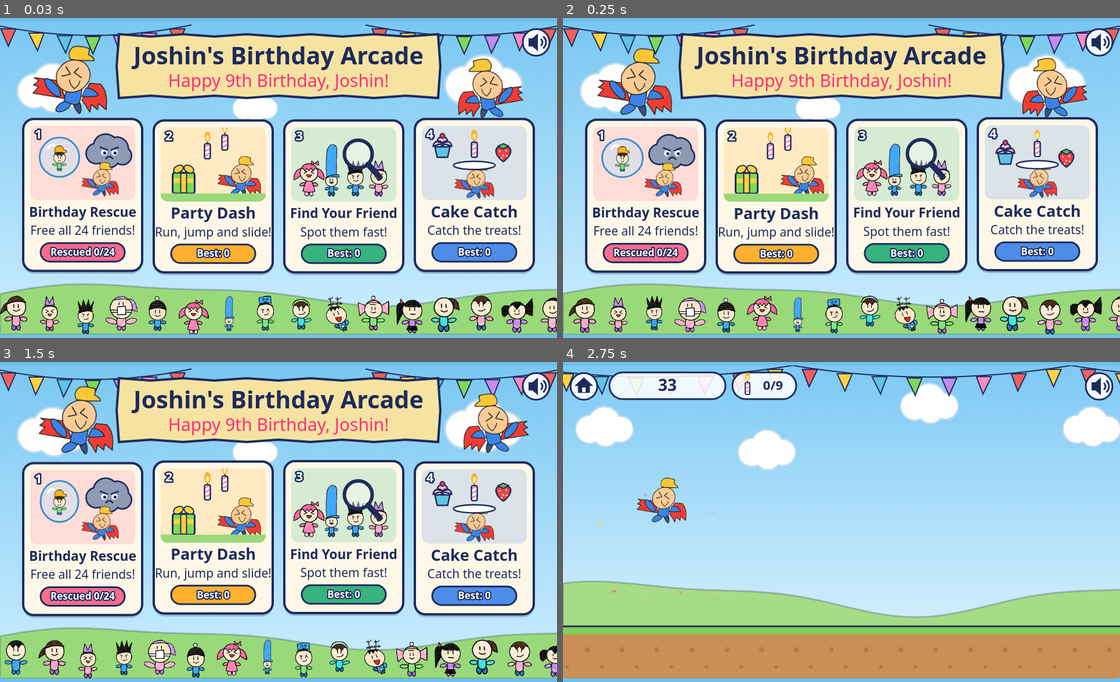
Above: before the commit, frames 1-4 (two rows, left to right).
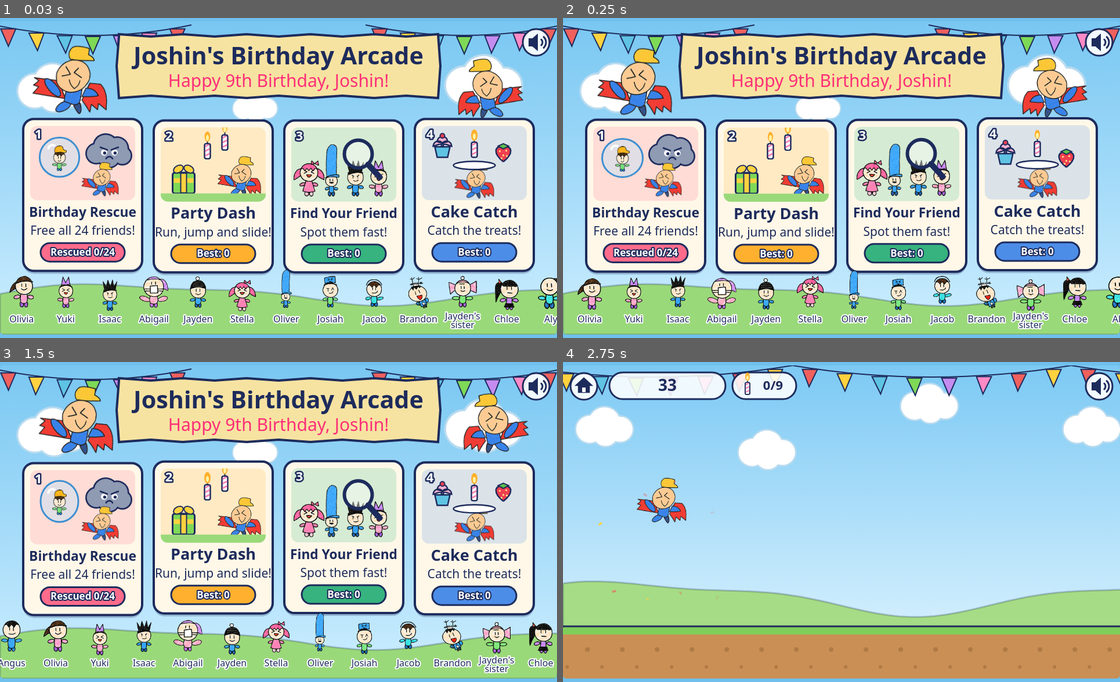
Above: after the commit, the same moments.

Repository: lizhitan-lab/claude-games
Game: browser game, page joshin-birthday/index.html
Two runs of this game, one before a commit and one after it. Both use one fixed random seed, a clock stepped at 60 frames per second and the inputs below.
Inputs (mouse positions are in pixels of both pictures, inside the frame that each line leads up to):
- Up to frame 1 (0.03 s): no input
- Up to frame 2 (0.25 s): no input
- Up to frame 3 (1.5 s): click (278, 522) at 0.27 s; click (278, 554) at 1.07 s
- Up to frame 4 (2.75 s): click (730, 490) at 1.67 s; tap Space at 1.77 s; press the mouse at (952, 474) at 2.27 s; release the mouse at (841, 458) at 2.4 s

The runs differ from the first frame. In frame 1, 8.1% of the frame differs, in the area x 0-100%, y 78-99%; in frame 2, 7.9%; in frame 3, 8.0%; in frame 4, nothing differs.

Commit message:
Show friend names under the start screen parade
Co-Authored-By: Claude Opus 5.5 <noreply@anthropic.com>
Claude-Session: https://claude.ai/code/session_0125Yuyvv3XkW6K9jkrwDkGc

Diff:
--- a/joshin-birthday/index.html
+++ b/joshin-birthday/index.html
@@ -380,7 +380,7 @@
 const Menu = {
   enter() {
     this.buttons = GAMES.map((g, i) => ({ x: 40 + i * 225, y: 168, w: 205, h: 262, fn: () => go(g.scene()), card: g, custom: true }));
-    if (store.get('partyDone', false)) this.buttons.push(button(390, 444, 180, 46, 'Party room', () => go(Party), '#c58cf0'));
+    if (store.get('partyDone', false)) this.buttons.push(button(12, 12, 150, 44, 'Party room', () => go(Party), '#c58cf0'));
     this.parade = shuffle(FRIENDS);
   },
   key(c) { const n = { Digit1: 0, Digit2: 1, Digit3: 2, Digit4: 3 }[c]; if (n != null) go(GAMES[n].scene()); },
@@ -410,11 +410,13 @@
       text(g.best(), b.x + b.w / 2, y + 231, 17, '#fff', { stroke: INK, lw: 4, maxW: b.w - 70 });
     });
     // friend parade
-    const span = 24 * 62;
+    const gap = 76, span = 24 * gap;
     this.parade.forEach((f, i) => {
-      let x = ((i * 62 + T * 45) % span) - 40;
+      let x = ((i * gap + T * 40) % span) - 40;
       if (x > W + 40) return;
-      spr(f.id, x, 540 - Math.abs(Math.sin(T * 7 + i)) * 7, 60);
+      spr(f.id, x, 500 - Math.abs(Math.sin(T * 7 + i)) * 7, f.id === 'oliver' ? 66 : 54);
+      const parts = f.name.includes("'s ") ? [f.name.split(' ').slice(0, -1).join(' '), f.name.split(' ').pop()] : [f.name];
+      parts.forEach((l, k) => text(l, x, 514 + k * 15 - (parts.length - 1) * 5, 16, INK, { font: 'b', stroke: '#fff', lw: 4, maxW: gap - 6 }));
     });
     if (touchMode && innerHeight > innerWidth) text('Tip: turn your phone sideways', 480, 150, 18, INK, { font: 'b' });
   }
